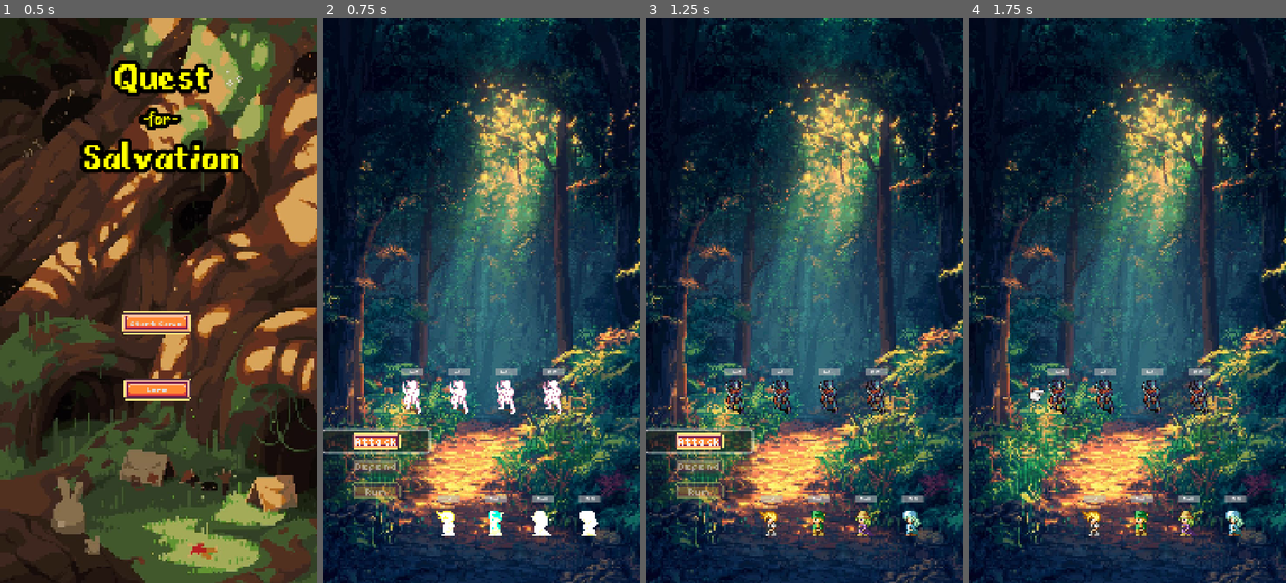
Above: before the commit, frames 1-4 (left to right).
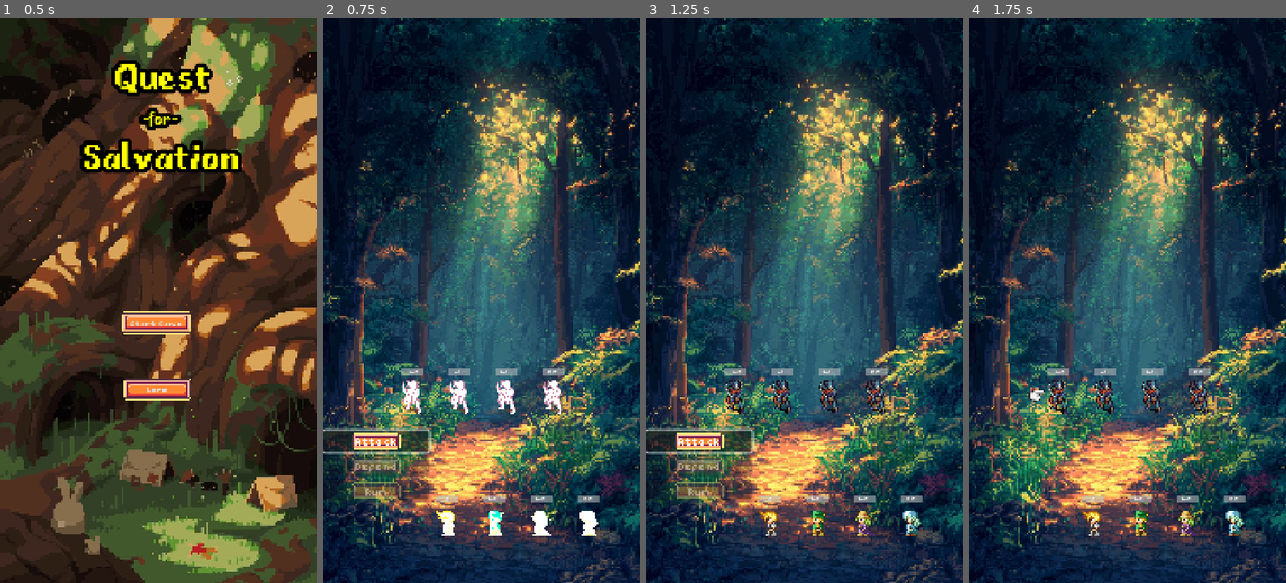
Above: after the commit, the same moments.

Repository: teachermanjeff/rpg2025
Game: Godot game, scene res://titleScreen.tscn
Two runs of this game, one before a commit and one after it. Both use one fixed random seed, a clock stepped at 60 frames per second and the inputs below.
Inputs:
- Up to frame 1 (0.5 s): no input
- Up to frame 2 (0.75 s): click "Start Game" at 0.5 s
- Up to frame 3 (1.25 s): no input
- Up to frame 4 (1.75 s): click "Attack" at 1.25 s

Frame 1 is identical in both runs. In frame 2, 0.1% of the frame differs, in the area x 35-88%, y 84-86%; in frame 3, 0.1%; in frame 4, 0.1%.

Commit message:
Experimenting with health values
Added a hidden "level" feature for enemies so we can make later enemies generate with higher health caps.

Diff:
--- a/rpg-test/characterbody.gd
+++ b/rpg-test/characterbody.gd
@@ -3,12 +3,19 @@
 @onready var _focus = $focus
 @onready var progress_bar = $ProgressBar
 @onready var animation_player = $AnimationPlayer
-@export var MAX_HEALTH_RANGE_MIN: int = 5
-@export var MAX_HEALTH_RANGE_MAX: int = 10
+@export var MAX_HEALTH_RANGE_MIN: int = 3
+@export var MAX_HEALTH_RANGE_MAX: int = 8
 
 var MAX_HEALTH: int
 
 var idle = true
+
+var level: int = 1
+
+func set_level(value: int) -> void:
+	level = value
+
+
 
 var health: float:
 	set(value):
@@ -18,7 +25,8 @@
 
 func _ready():
 	randomize()
-	MAX_HEALTH = randi_range(MAX_HEALTH_RANGE_MIN, MAX_HEALTH_RANGE_MAX)
+	var bonus = level * 2
+	MAX_HEALTH = randi_range(MAX_HEALTH_RANGE_MIN + bonus, MAX_HEALTH_RANGE_MAX + bonus)
 	health = MAX_HEALTH
 
 func _update_progress_bar():
--- a/rpg-test/enemygroup.gd
+++ b/rpg-test/enemygroup.gd
@@ -9,13 +9,9 @@
 signal next_player
 @onready var choice = $"../CanvasLayer/choice"
 @onready var next_level_button = get_tree().root.get_node("BattleScene/CanvasLayer/next_level_button")
-
+@export var level: int = 1
 
 func _ready():
-	if next_level_button == null:
-		print("next_level_button not found")
-	else:
-		print("next_level_button is ready")
 	enemies = get_children()
 	for i in enemies.size():
 		enemies[i].position = Vector2(i*32, 0)
--- a/rpg-test/enemygroup_2.gd
+++ b/rpg-test/enemygroup_2.gd
@@ -9,9 +9,10 @@
 signal next_player
 @onready var choice = $"../CanvasLayer/choice"
 @onready var next_level_button_2 = $"../CanvasLayer/next_level_button_2"
+@export var level: int = 2
 
 func _ready():
-	print("Next level button_2 is: ", next_level_button_2)
+	#print("Next level button_2 is: ", next_level_button_2)
 	enemies = get_children()
 	for i in enemies.size():
 		enemies[i].position = Vector2(i*32, 0)
--- a/rpg-test/enemygroup_2.tscn
+++ b/rpg-test/enemygroup_2.tscn
@@ -177,8 +177,6 @@
 offset_top = -18.0
 offset_right = 93.0
 offset_bottom = 15.0
-max_value = 150.0
-value = 150.0
 
 [node name="CharacterBody2D2" parent="." instance=ExtResource("1_828ww")]
 
@@ -213,8 +211,6 @@
 offset_top = -18.0
 offset_right = 93.0
 offset_bottom = 15.0
-max_value = 150.0
-value = 150.0
 
 [node name="CharacterBody2D4" parent="." instance=ExtResource("1_828ww")]
 
--- a/rpg-test/enemygroup_3.gd
+++ b/rpg-test/enemygroup_3.gd
@@ -11,7 +11,7 @@
 @onready var endGameButton = $"../CanvasLayer/endGameButton"
 
 func _ready():
-	print("End Game Button is: ", endGameButton)
+	#print("End Game Button is: ", endGameButton)
 	enemies = get_children()
 	for i in enemies.size():
 		enemies[i].position = Vector2(i*32, 0)
--- a/rpg-test/player_group.gd
+++ b/rpg-test/player_group.gd
@@ -6,6 +6,7 @@
 var action_queue: Array = []
 
 @onready var enemy_group = $"../EnemyGroup"
+@export var level: int = 1
 
 func _ready():
 	players = get_children()
@@ -43,14 +44,14 @@
 		if players[i].is_alive():
 			live_player_indices.append(i)
 
-	print("Action Queue: ", action_queue)
+	#print("Action Queue: ", action_queue)
 	await _action(action_queue)
 	action_queue.clear()
 	await start_enemy_turn()
 	is_battling = false
 
 func _action(stack) -> void:
-	print("Running _action for players: ", stack)
+	#print("Running _action for players: ", stack)
 	for player_index in stack:
 		var player = players[player_index]
 		if not player.is_alive():
--- a/rpg-test/player_group.tscn
+++ b/rpg-test/player_group.tscn
@@ -172,10 +172,7 @@
 autoplay = "focusFloat"
 
 [node name="ProgressBar" parent="CharacterBody2D" index="2"]
-offset_left = 8.0
-offset_right = 108.0
-offset_bottom = 13.0
-scale = Vector2(-0.15, 0.15)
+offset_bottom = 13.0
 
 [node name="CharacterBody2D2" parent="." instance=ExtResource("2_c8kvg")]
 
@@ -191,10 +188,7 @@
 autoplay = "focusFloat"
 
 [node name="ProgressBar" parent="CharacterBody2D2" index="2"]
-offset_left = 8.0
-offset_right = 108.0
-offset_bottom = 13.0
-scale = Vector2(-0.15, 0.15)
+offset_bottom = 13.0
 
 [node name="CharacterBody2D3" parent="." instance=ExtResource("2_c8kvg")]
 
@@ -210,10 +204,7 @@
 autoplay = "focusFloat"
 
 [node name="ProgressBar" parent="CharacterBody2D3" index="2"]
-offset_left = 8.0
-offset_right = 108.0
-offset_bottom = 13.0
-scale = Vector2(-0.15, 0.15)
+offset_bottom = 13.0
 
 [node name="CharacterBody2D4" parent="." instance=ExtResource("2_c8kvg")]
 
@@ -229,10 +220,7 @@
 autoplay = "focusFloat"
 
 [node name="ProgressBar" parent="CharacterBody2D4" index="2"]
-offset_left = 8.0
-offset_right = 108.0
-offset_bottom = 13.0
-scale = Vector2(-0.15, 0.15)
+offset_bottom = 13.0
 
 [editable path="CharacterBody2D"]
 [editable path="CharacterBody2D2"]
